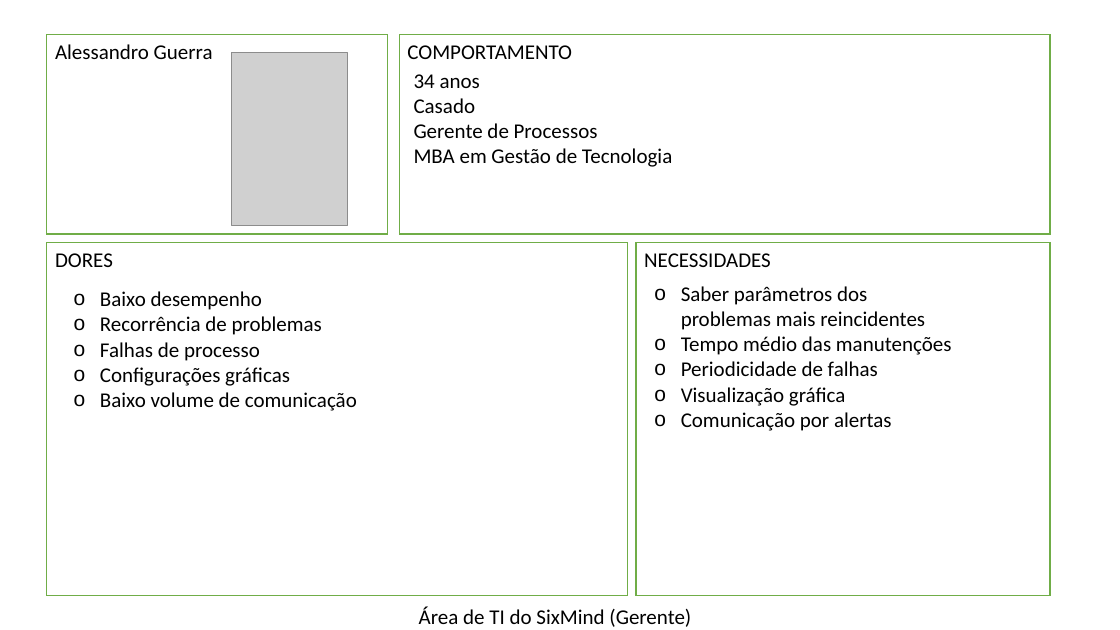
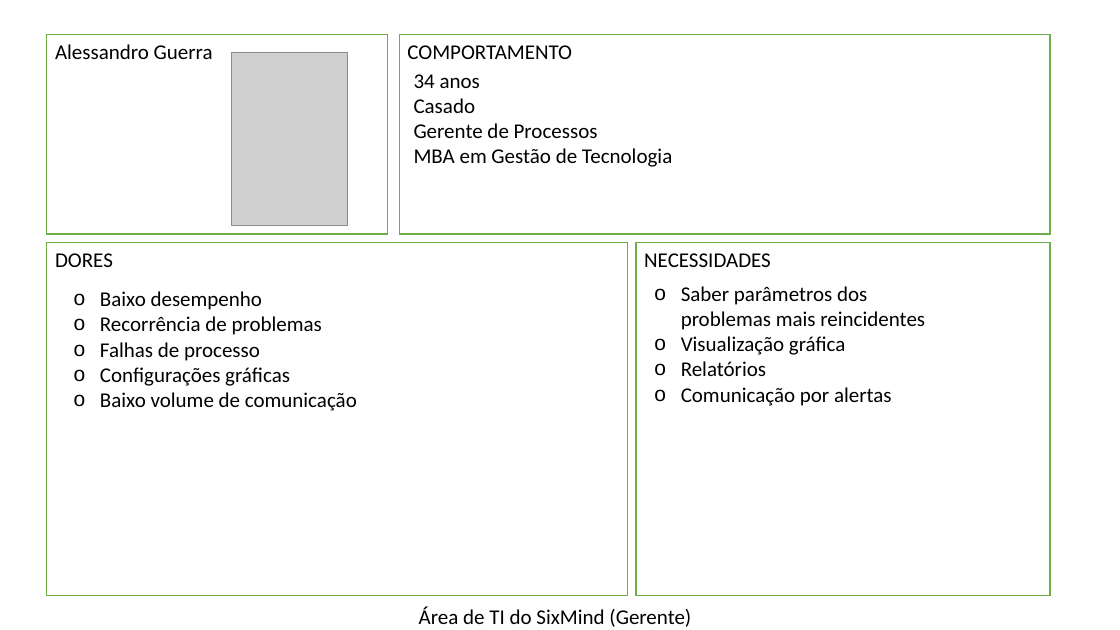
Before and after one commit to bandtec-grupoteste-2020-2/grupo-05-ccoa-20201, a slide deck: slide 1 of Projeto SIX MIND/Documentação/Persona.pptx (slide 2 before the commit). Drawn at 1120x630 pixels with LibreOffice and Linux fonts; fonts in the diff are those of the drawing; grey boxes stand for pictures. Boxes give left, top, right and bottom in pixels: in the first picture for what was removed or moved away, otherwise in the second. Text is boxed around its words. In the diff, an @@ line names an element or a change of style, - is before the commit and + after.

```diff
--- a/Projeto SIX MIND/Documentação/Persona.pptx
+++ b/Projeto SIX MIND/Documentação/Persona.pptx
@@ text at bbox=[681, 336, 952, 376]: paragraphs removed @@
-o Tempo médio das manutenções
-o Periodicidade de falhas
@@ text at bbox=[681, 361, 766, 376]: paragraph added @@
+o Relatórios
```
Also in this commit, not shown: 2 other slides changed, 1 other file.
